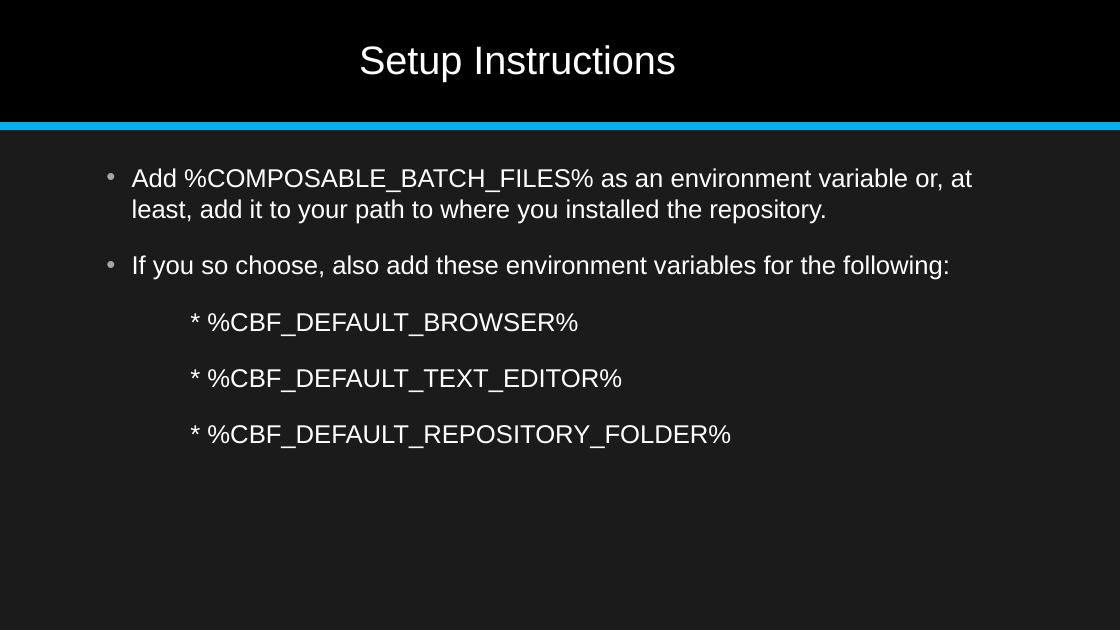
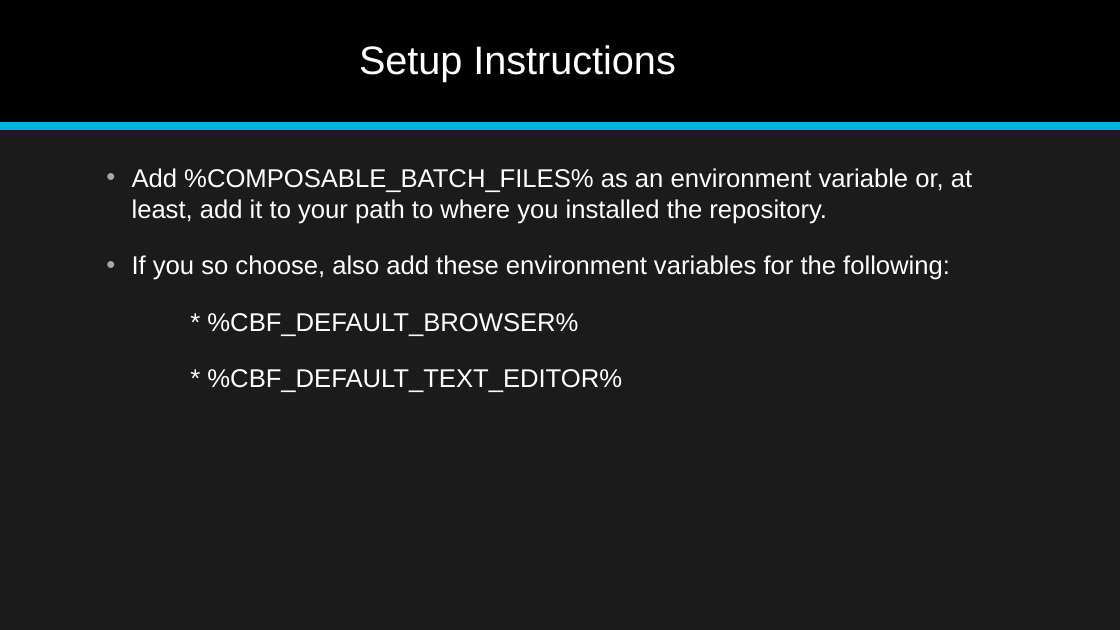
Before and after one commit to jonathan-r-jones/Composable-Batch-Files, a slide deck: slide 7 of Composable Batch File Helper.pptx. Drawn at 1120x630 pixels with LibreOffice and Linux fonts; fonts in the diff are those of the drawing. Boxes give left, top, right and bottom in pixels: in the first picture for what was removed or moved away, otherwise in the second. Text is boxed around its words. In the diff, an @@ line names an element or a change of style, - is before the commit and + after.

```diff
--- a/Composable Batch File Helper.pptx
+++ b/Composable Batch File Helper.pptx
@@ text at [207, 425, 731, 448]: paragraph removed @@
-* %CBF_DEFAULT_REPOSITORY_FOLDER%
```
Also in this commit, not shown: 2 other slides changed, 4 other files.
